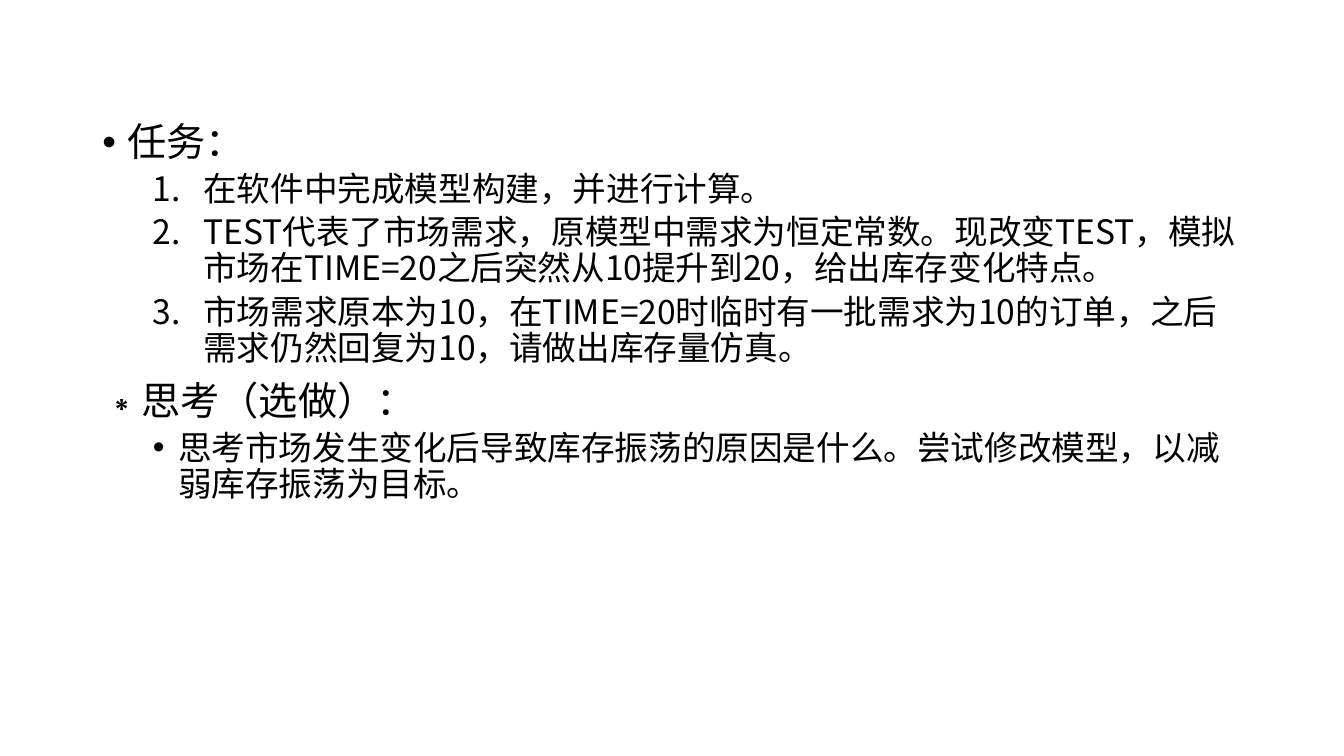
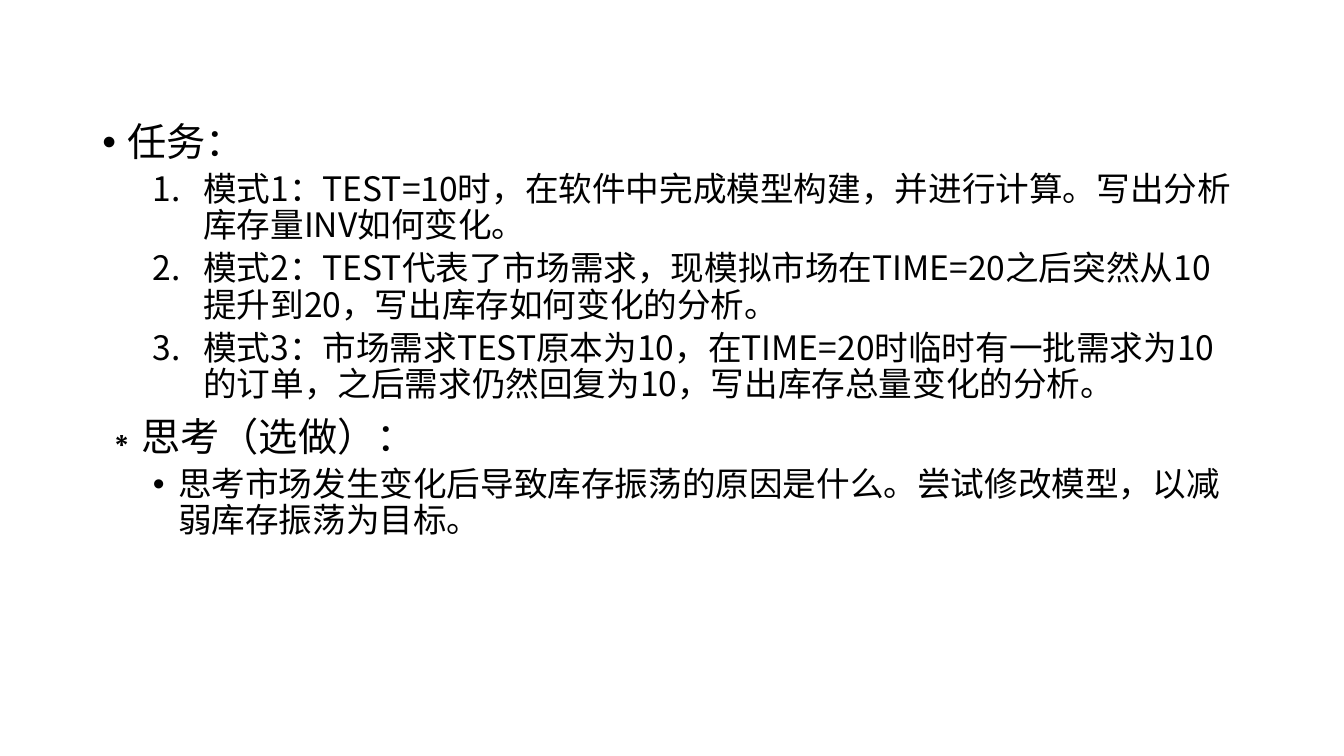
Before and after one commit to exoplanetX/SystemDynamics, a slide deck: slide 5 of 作业1 .pptx. Drawn at 1344x756 pixels with LibreOffice and Linux fonts; fonts in the diff are those of the drawing. Boxes give left, top, right and bottom in pixels: in the first picture for what was removed or moved away, otherwise in the second. Text is boxed around its words. In the diff, an @@ line names an element or a change of style, - is before the commit and + after.

```diff
--- a/作业1 .pptx
+++ b/作业1 .pptx
@@ text at <box>203,172,1231,400</box>: text changed @@
-  1. 在软件中完成模型构建，并进行计算。
-  2. TEST代表了市场需求，原模型中需求为恒定常数。现改变TEST，模拟市场在TIME=20之后突然从10提升到20，给出库存变化特点。
-  3. 市场需求原本为10，在TIME=20时临时有一批需求为10的订单，之后需求仍然回复为10，请做出库存量仿真。
+  1. 模式1：TEST=10时，在软件中完成模型构建，并进行计算。写出分析库存量INV如何变化。
+  2. 模式2：TEST代表了市场需求，现模拟市场在TIME=20之后突然从10提升到20，写出库存如何变化的分析。
+  3. 模式3：市场需求TEST原本为10，在TIME=20时临时有一批需求为10的订单，之后需求仍然回复为10，写出库存总量变化的分析。
```
Also in this commit, not shown: 1 other slide changed.
